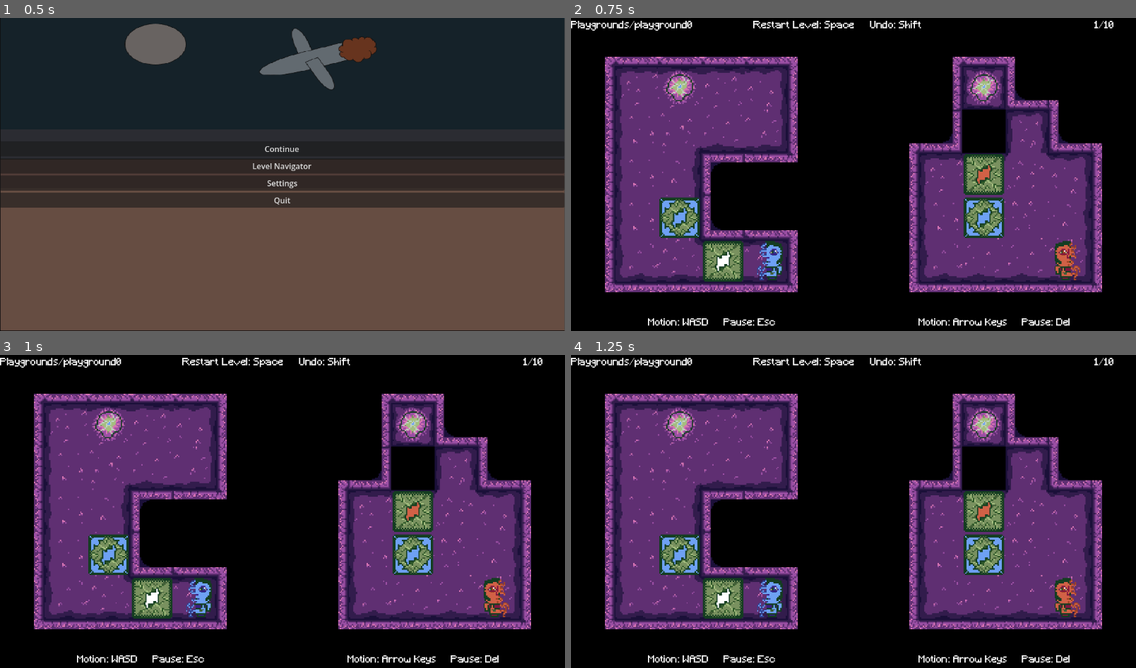
Above: before the commit, frames 1-4 (two rows, left to right).
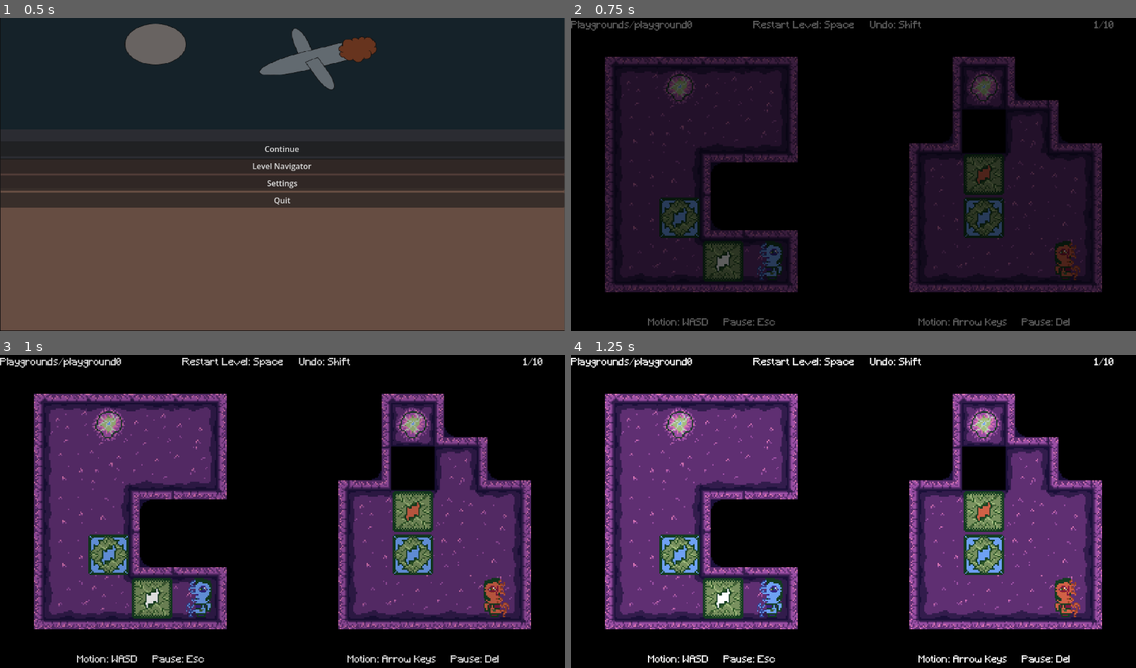
Above: after the commit, the same moments.

Repository: whitsettbe/kcol-f26-gamedevproj-cb
Game: Godot game, scene res://UI/scenes/main_menu.tscn
The game is run twice, just before and just after one commit, with the same random seed, the same clock (stepped at 60 frames per second) and the same inputs.
Inputs:
- Up to frame 1 (0.5 s): no input
- Up to frame 2 (0.75 s): click "Continue" at 0.5 s
- Up to frame 3 (1 s): no input
- Up to frame 4 (1.25 s): no input

Frame 1 is identical in both runs. In frame 2, 43% of the frame differs, in the area x 0-96%, y 0-99%; in frame 3, 2.6%; in frame 4, nothing differs.

Commit message:
Added fadeout between levels

Diff:
--- a/TornAsunder/scenes/multilevel.tscn
+++ b/TornAsunder/scenes/multilevel.tscn
@@ -8,7 +8,7 @@
 script = ExtResource("1_wvn4e")
 
 [node name="PauseCanvas" type="CanvasLayer" parent="." unique_id=1456528907]
-layer = 2
+layer = 3
 
 [node name="Pause Menu" parent="PauseCanvas" unique_id=263263770 instance=ExtResource("2_v7a0e")]
 
@@ -37,3 +37,12 @@
 color = Color(0, 0, 0, 1)
 
 [node name="HUD" parent="." unique_id=898248560 instance=ExtResource("3_wvn4e")]
+
+[node name="TransitionCanvas" type="CanvasLayer" parent="." unique_id=171466578]
+layer = 2
+
+[node name="Cover" type="ColorRect" parent="TransitionCanvas" unique_id=1512334921]
+modulate = Color(1, 1, 1, 0)
+offset_right = 1152.0
+offset_bottom = 640.0
+color = Color(0, 0, 0, 1)
--- a/TornAsunder/scripts/multilevel.gd
+++ b/TornAsunder/scripts/multilevel.gd
@@ -13,10 +13,12 @@
 	#  around the level, but not the outermost set of walls.
 	#  Those can be outside of the "level" space, and they will
 	#  be covered up by the frame.
+const LEVEL_CHANGE_DUR = 1.0 # seconds
 
 # Called when the node enters the scene tree for the first time.
 func _ready() -> void:
 	load_level(Globals.level_idx)
+	fadein()
 
 
 # Called every frame. 'delta' is the elapsed time since the previous frame.
@@ -52,12 +54,42 @@
 # When a level ends, delete it and load the next one,
 #  or quit if there is none (temporary behavior)
 func _on_level_completed() -> void:
+	# If there is already a fade happening,
+	#  don't advance a second time
+	if not fade_is_complete():
+		return
+
+	await fadeout()
 	Globals.level_scene.queue_free()
 	Globals.level_idx += 1
 	if Globals.level_idx < len(Globals.level_paths):
 		load_level(Globals.level_idx)
+		await fadein()
 	else:
 		get_tree().quit()
+
+
+# Fade out the level
+func fadeout() -> void:
+	$TransitionCanvas/Cover.modulate.a = 0
+	var tween = get_tree().create_tween()
+	tween.tween_property($TransitionCanvas/Cover, "modulate:a",
+			1, LEVEL_CHANGE_DUR / 2)
+	await tween.finished
+
+
+# Fade into the level
+func fadein() -> void:
+	$TransitionCanvas/Cover.modulate.a = 1
+	var tween = get_tree().create_tween()
+	tween.tween_property($TransitionCanvas/Cover, "modulate:a",
+			0, LEVEL_CHANGE_DUR / 2)
+	await tween.finished
+
+
+# Indicate whether the fade animation is complete
+func fade_is_complete() -> bool:
+	return $TransitionCanvas/Cover.modulate.a == 0
 
 
 # Push the scene state to the undo stack,
